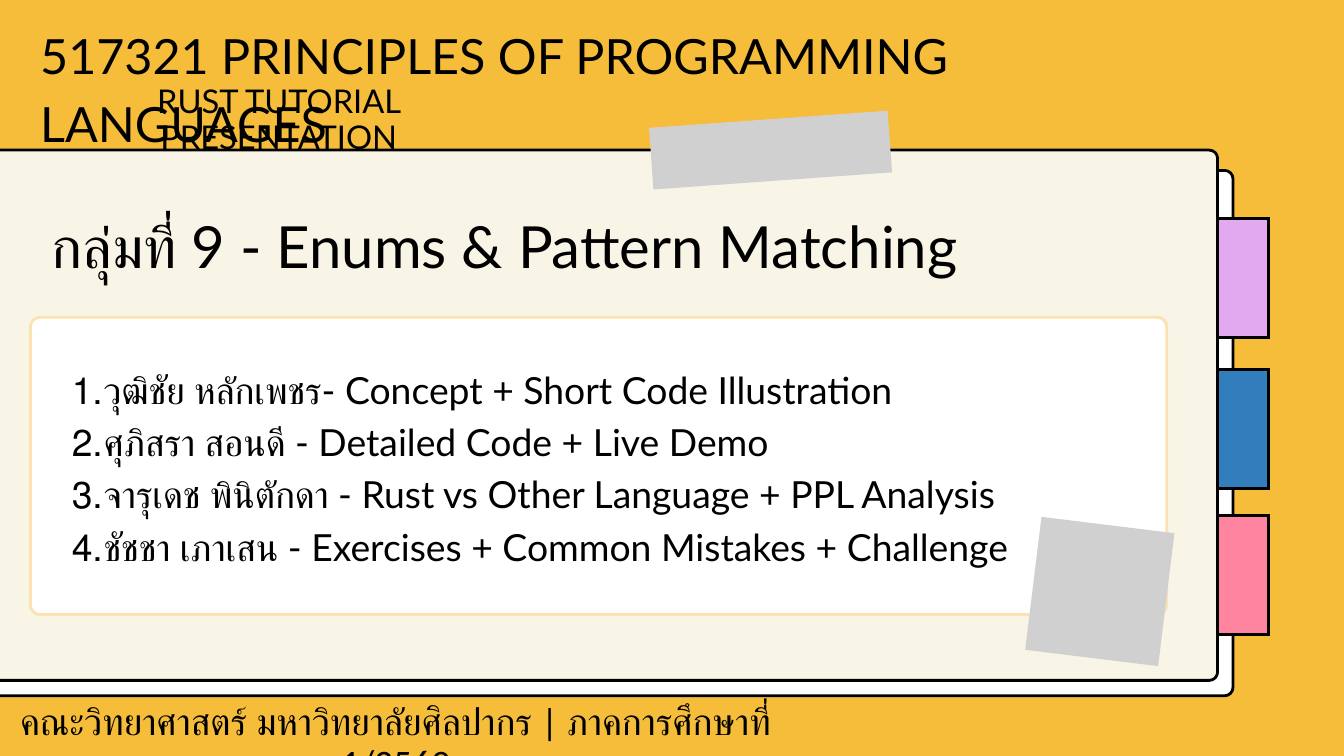
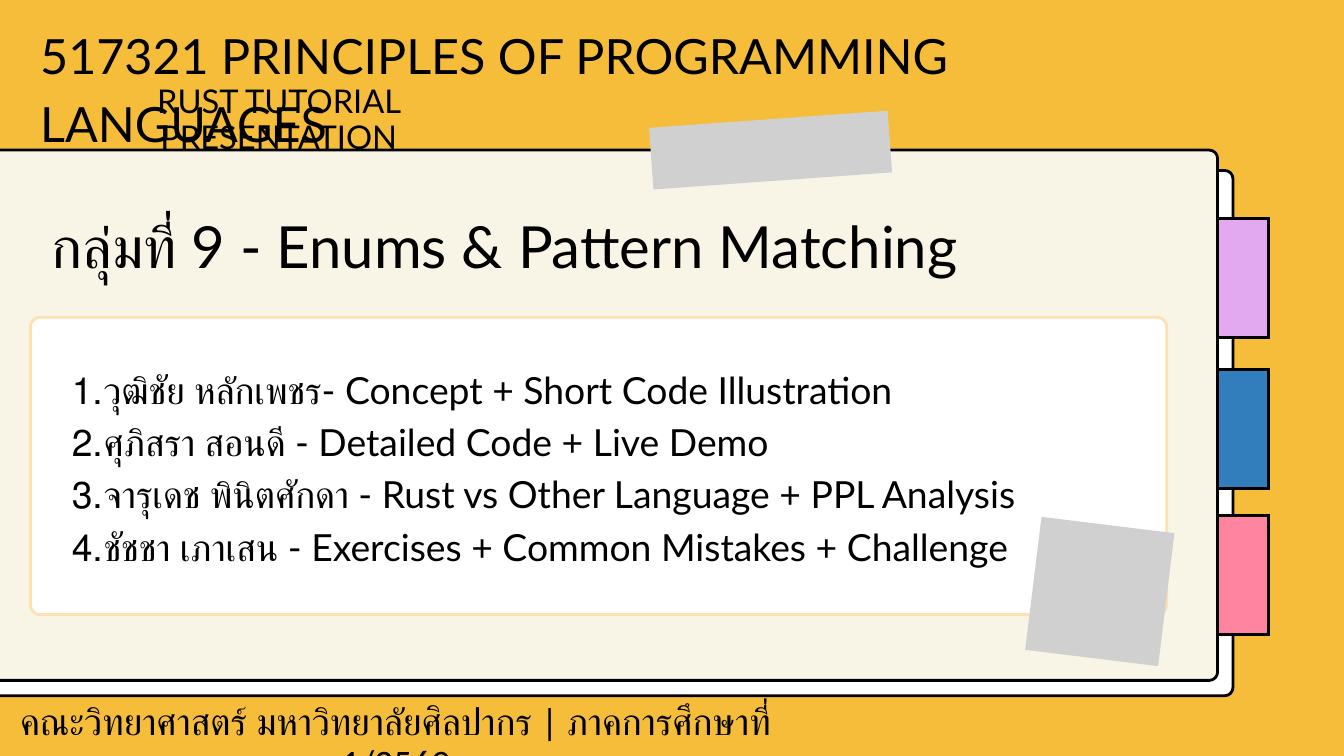
Before and after one commit to 670710143/rust-tutorial-2569, a slide deck: slide 1 of 09-enums-pattern-matching/Presentation/กลุ่มที่ 9 - Enums & Pattern Matching.pptx. Drawn at 1344x756 pixels with LibreOffice and Linux fonts; fonts in the diff are those of the drawing; grey boxes stand for pictures. Boxes give left, top, right and bottom in pixels: in the first picture for what was removed or moved away, otherwise in the second. Text is boxed around its words. In the diff, an @@ line names an element or a change of style, - is before the commit and + after.

```diff
--- a/09-enums-pattern-matching/Presentation/กลุ่มที่ 9 - Enums & Pattern Matching.pptx
+++ b/09-enums-pattern-matching/Presentation/กลุ่มที่ 9 - Enums & Pattern Matching.pptx
@@ text at (104, 479, 1015, 519): text changed @@
-  3. จารุเดช พินิตักดา - Rust vs Other Language + PPL Analysis
+  3. จารุเดช พินิตศักดา - Rust vs Other Language + PPL Analysis
```
Also in this commit, not shown: 18 other slides changed, 4 slides added, 5 slides removed.
